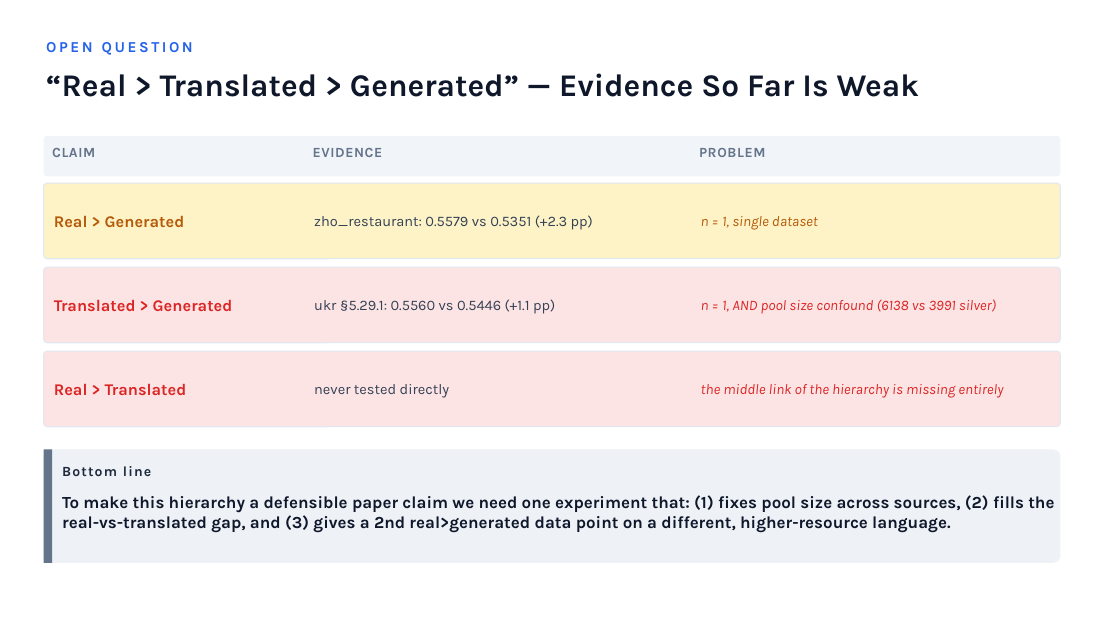
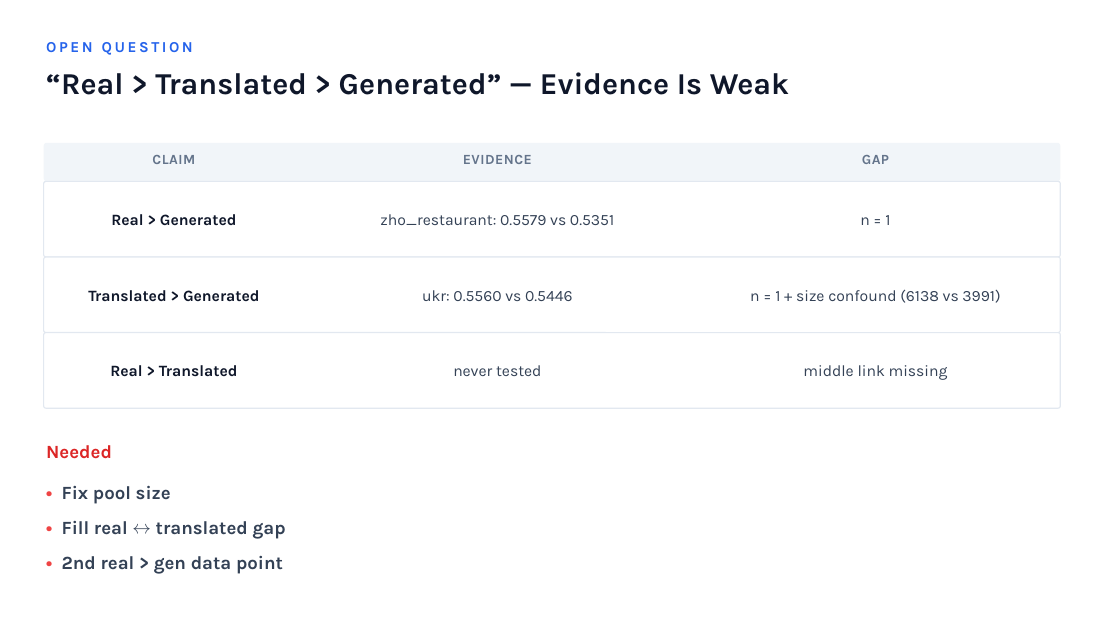
Before and after one commit to magnum-qin/ABSA-QUAD, a slide deck: slide 4 of docs/KD_pool_source_ablation_20260703.pptx. Drawn at 1120x630 pixels with LibreOffice and Linux fonts; fonts in the diff are those of the drawing. Boxes give left, top, right and bottom in pixels: in the first picture for what was removed or moved away, otherwise in the second. Text is boxed around its words. In the diff, an @@ line names an element or a change of style, - is before the commit and + after.

Commit message:
feat: update KD pool source ablation presentation

```diff
--- a/docs/KD_pool_source_ablation_20260703.pptx
+++ b/docs/KD_pool_source_ablation_20260703.pptx
@@ text at box(46, 72, 789, 95): text changed; size 27 to 26 pt @@
-“Real > Translated > Generated” — Evidence So Far Is Weak
+“Real > Translated > Generated” — Evidence Is Weak
@@ rounded rectangle: place and size @@
-rounded rectangle at box(44, 136, 1060, 176)
+rounded rectangle at box(44, 143, 1060, 181)
@@ text "CLAIM" at box(152, 155, 195, 164): letter spacing 0.5 to 0.4 pt; alignment left to centre @@
@@ text "CLAIM": place and size @@
-text "CLAIM" at box(52, 148, 95, 157)
+text "CLAIM" at box(152, 155, 195, 164)
@@ text "EVIDENCE": place and size @@
-text "EVIDENCE" at box(313, 148, 383, 157)
+text "EVIDENCE" at box(463, 155, 532, 164)
@@ text "EVIDENCE" at box(463, 155, 532, 164): letter spacing 0.5 to 0.4 pt; alignment left to centre @@
@@ text at box(862, 155, 889, 164): text changed @@
-PROBLEM
+GAP
@@ rounded rectangle at box(44, 181, 1060, 257): fill #FEF3C7 to #FFFFFF; proportions changed @@
@@ text "Real > Generated" at box(111, 214, 237, 226): size 14 to 13.5 pt, text colour #B45A09 to #0F172A; alignment left to centre @@
@@ text at box(380, 214, 614, 225): text changed; size 12.5 to 13.5 pt @@
-zho_restaurant: 0.5579 vs 0.5351 (+2.3 pp)
+zho_restaurant: 0.5579 vs 0.5351
@@ text at box(860, 215, 890, 225): text changed; size 12.5 to 13.5 pt; text colour #B45A09 to #334155; italic off @@
-n = 1, single dataset
+n = 1
@@ rounded rectangle: place and size @@
-rounded rectangle at box(44, 267, 1060, 343)
+rounded rectangle at box(44, 257, 1060, 333)
@@ rounded rectangle at box(44, 257, 1060, 333): fill #FDE4E4 to #FFFFFF; proportions changed @@
@@ text "Translated > Generated": place and size @@
-text "Translated > Generated" at box(54, 300, 233, 311)
+text "Translated > Generated" at box(88, 290, 260, 302)
@@ text "Translated > Generated" at box(88, 290, 260, 302): size 14 to 13.5 pt, text colour #DC2626 to #0F172A; alignment left to centre @@
@@ text at box(422, 290, 572, 301): text changed; size 12.5 to 13.5 pt @@
-ukr §5.29.1: 0.5560 vs 0.5446 (+1.1 pp)
+ukr: 0.5560 vs 0.5446
@@ text at box(750, 289, 1000, 303): text changed; size 12.5 to 13.5 pt; text colour #DC2626 to #334155; italic off @@
-n = 1, AND pool size confound (6138 vs 3991 silver)
+n = 1 + size confound (6138 vs 3991)
@@ rounded rectangle at box(44, 333, 1060, 408): fill #FDE4E4 to #FFFFFF; proportions changed @@
@@ rounded rectangle: place and size @@
-rounded rectangle at box(44, 351, 1060, 427)
+rounded rectangle at box(44, 333, 1060, 408)
@@ text "Real > Translated" at box(110, 365, 237, 377): size 14 to 13.5 pt, text colour #DC2626 to #0F172A; alignment left to centre @@
@@ text "Real > Translated": place and size @@
-text "Real > Translated" at box(54, 384, 187, 395)
+text "Real > Translated" at box(110, 365, 237, 377)
@@ text at box(453, 365, 541, 376): text changed; size 12.5 to 13.5 pt @@
-never tested directly
+never tested
@@ text at box(803, 365, 948, 380): text changed; size 12.5 to 13.5 pt; text colour #DC2626 to #334155; italic off @@
-the middle link of the hierarchy is missing entirely
+middle link missing
@@ text added at box(46, 445, 112, 459), 16 pt, text #DC2626, bold @@
+Needed
@@ rounded rectangle removed at box(44, 450, 1060, 563) @@
@@ rectangle removed at box(44, 450, 52, 563) @@
@@ text removed at box(62, 466, 151, 476) @@
-Bottom line
@@ text removed at box(62, 495, 1054, 533) @@
-To make this hierarchy a defensible paper claim we need one experiment that: (1) fixes pool size across sources, (2) fills the real-vs-translated gap, and (3) gives a 2nd real>generated data point on a different, higher-resource language.
@@ text added at box(62, 486, 286, 574), 16 pt, text #334155, bold @@
+• Fix pool size
+• Fill real ↔ translated gap
+• 2nd real > gen data point
```
Also in this commit, not shown: 7 other slides changed, 1 slide added, 1 slide removed.
